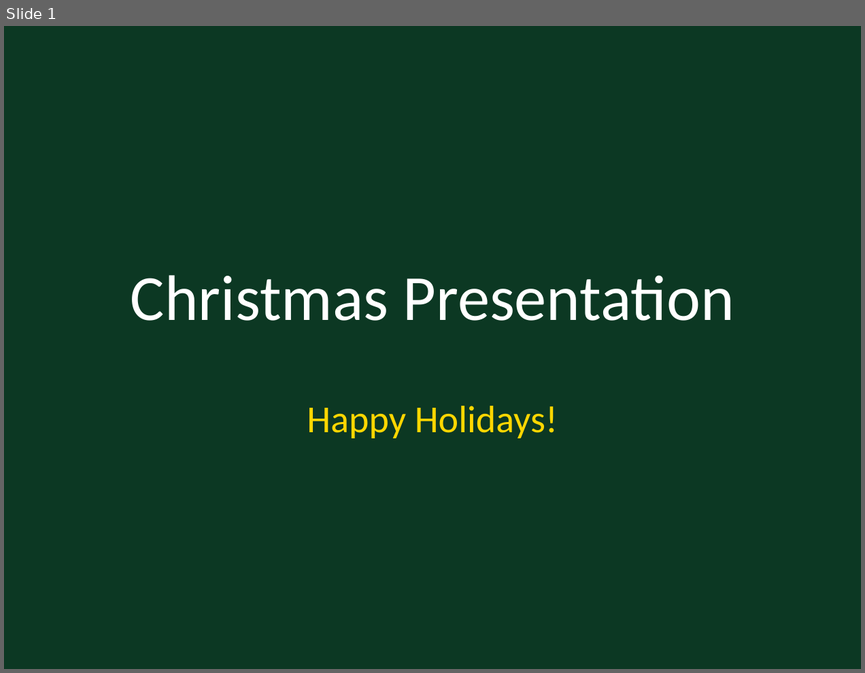
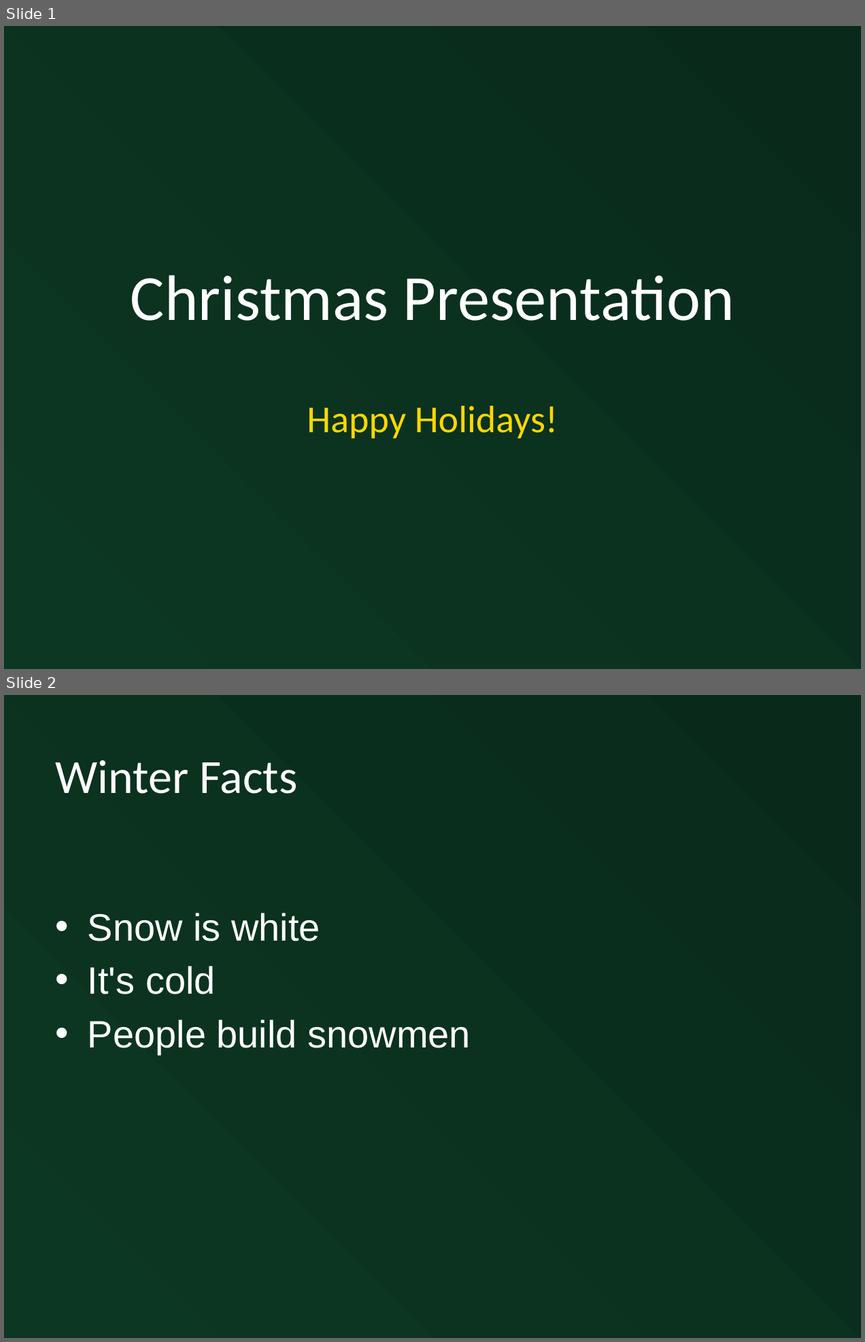
Before and after one commit to edpowers/pptx_autogen, a slide deck: data/output/Christmas_Presentation.pptx. Shown one above the other, each under a label of ours: slide 1 before the commit, slides 1 and 2 after it. The pictures are 865x673 and 865x1342 pixels, drawn with LibreOffice and Linux fonts; fonts in the diff are those of the drawing. Boxes give left, top, right and bottom in pixels: in the first picture for what was removed or moved away, otherwise in the second. Text is boxed around its words. In the diff, an @@ line names an element or a change of style, - is before the commit and + after.

```diff
--- a/data/output/Christmas_Presentation.pptx
+++ b/data/output/Christmas_Presentation.pptx
@@ slide 2 added at [4,695,861,1338], background gradient #0C3823 to #09291A @@
@@ title added at [56,760,298,794], 40 pt, text gradient #FFFFFF to #F0F0F0 @@
+Winter Facts
@@ text added at [88,913,470,1054], 32 pt, text gradient #FFFFFF to #F0F0F0 @@
+• Snow is white
+• It's cold
+• People build snowmen
@@ slide 1 changed as well @@
@@ background #0C3823 to gradient #0C3823 to #09291A @@
```
Also in this commit, not shown: 1 other slide changed, 20 other files.
